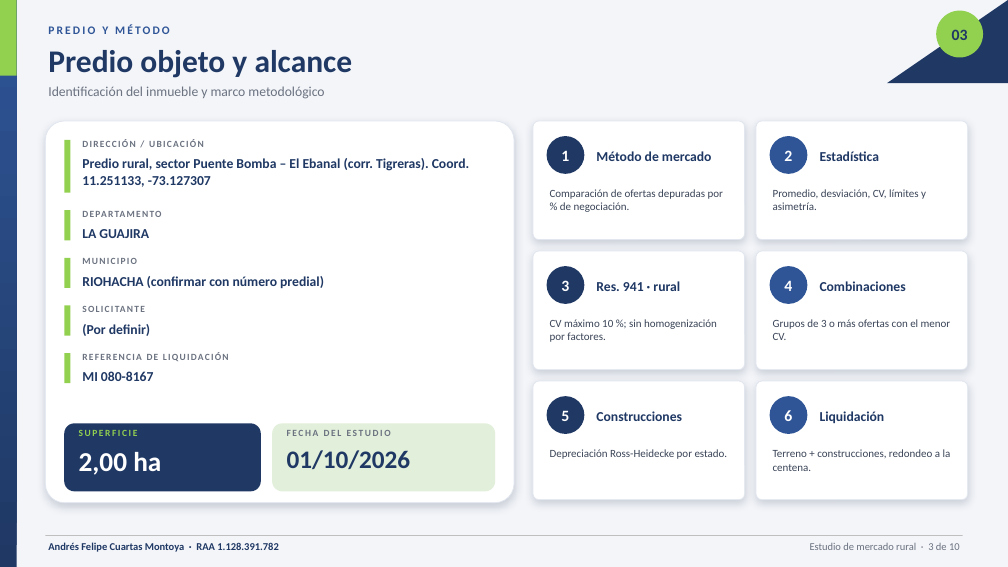
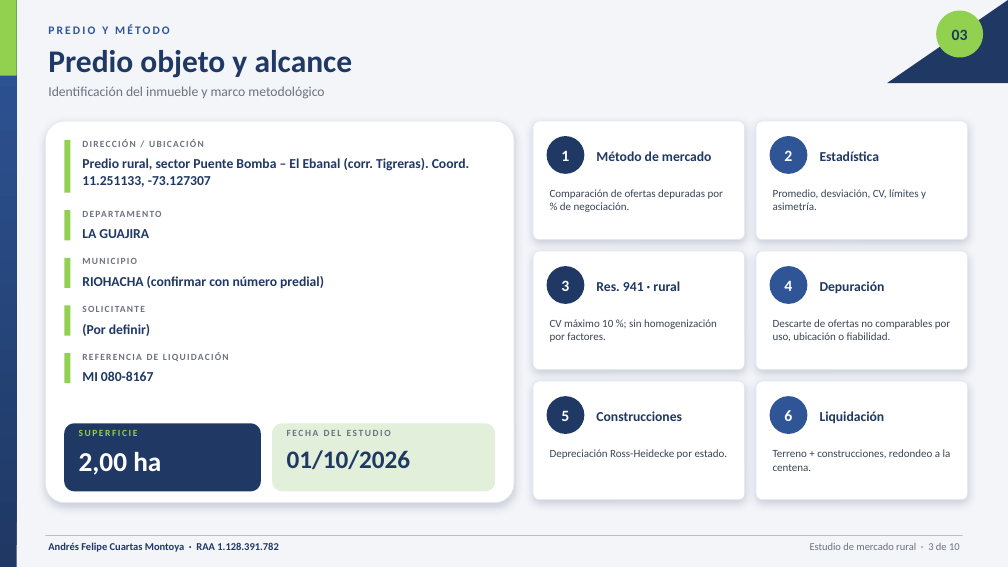
Before and after one commit to andresf1128-ui/Pruebas-Claude, a slide deck: slide 3 of Presentacion_Estudio_Mercado_Rural.pptx. Drawn at 1008x567 pixels with LibreOffice and Linux fonts; fonts in the diff are those of the drawing. Boxes give left, top, right and bottom in pixels: in the first picture for what was removed or moved away, otherwise in the second. Text is boxed around its words. In the diff, an @@ line names an element or a change of style, - is before the commit and + after.

```diff
--- a/Presentacion_Estudio_Mercado_Rural.pptx
+++ b/Presentacion_Estudio_Mercado_Rural.pptx
@@ text at (x1=820, y1=281, x2=885, y2=293): text changed @@
-Combinaciones
+Depuración
@@ text at (x1=773, y1=319, x2=950, y2=341): text changed @@
-Grupos de 3 o más ofertas con el menor CV.
+Descarte de ofertas no comparables por uso, ubicación o fiabilidad.
```
Also in this commit, not shown: 2 other slides changed, 2 slides added, 2 slides removed, 2 other files.
